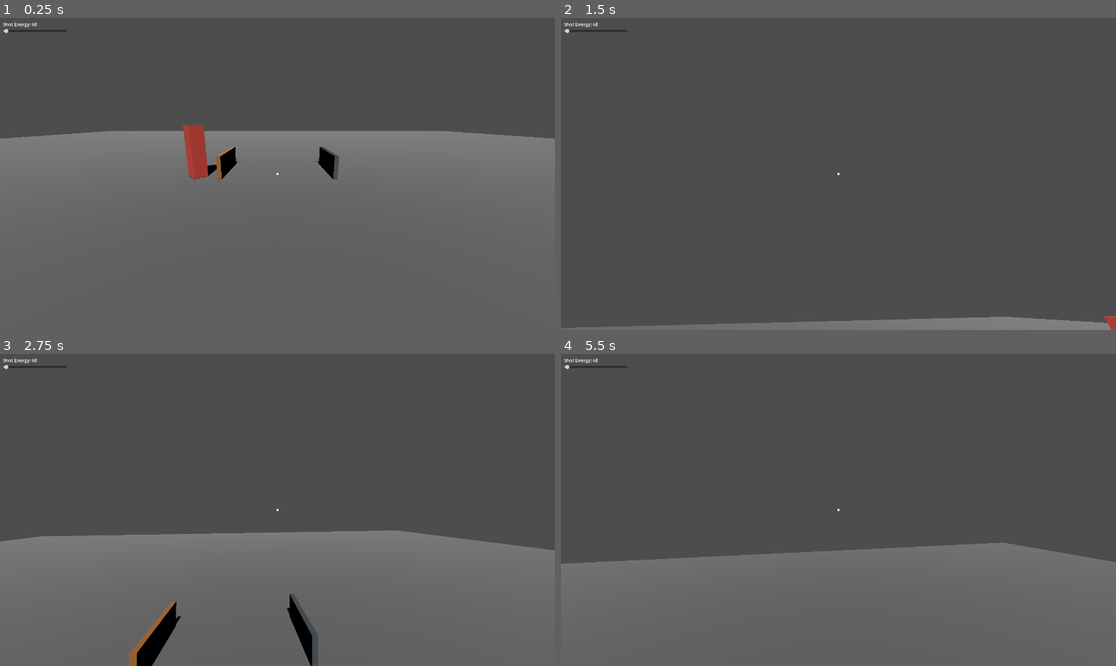
Above: before the commit, frames 1-4 (two rows, left to right).
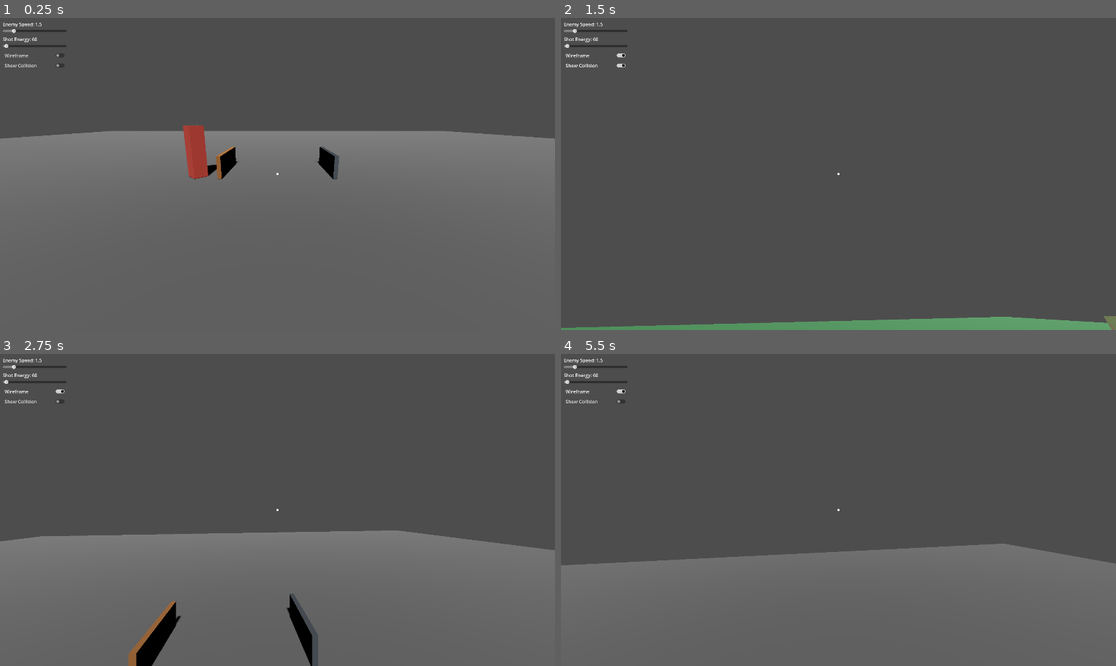
Above: after the commit, the same moments.

Repository: shisatum/clean-cuts
Game: Godot game, scene res://scenes/main.tscn
The game is run twice, just before and just after one commit, with the same random seed, the same clock (stepped at 60 frames per second) and the same inputs.
Inputs (mouse positions are in pixels of both pictures, inside the frame that each line leads up to):
- Up to frame 1 (0.25 s): no input
- Up to frame 2 (1.5 s): click (594, 55) at 0.5 s, where only the run after the commit has a clickable "Wireframe"; click (594, 64) at 1.25 s, where only the run after the commit has a clickable "Show Collision"
- Up to frame 3 (2.75 s): tap Enter at 2 s; move the mouse to (305, 510) at 2.02 s; hold W from 2.03 s (still down); hold E from 2.03 s (still down); click (305, 510) at 2.17 s; tap Q at 2.3 s
- Up to frame 4 (5.5 s): keep holding W; move the mouse to (810, 510) at 2.77 s; release E at 2.78 s; tap Q at 2.85, 3.8, 4.35, 5.3 s; click (810, 510) at 2.92 s; tap E at 3.05, 4.55 s; move the mouse to (849, 503) at 3.52 s; hold E 3.53-4.28 s; click (849, 503) at 3.67 s; move the mouse to (832, 516) at 4.27 s; click (832, 516) at 4.42 s; move the mouse to (877, 513) at 5.02 s; hold Shift from 5.03 s (still down); click (877, 513) at 5.17 s

The runs differ from the first frame. In frame 1, 0.3% of the frame differs, in the area x 0-13%, y 1-16%; in frame 2, 2.9%, in the area x 0-100%, y 1-100%; in frame 3, 0.3%; in frame 4, 0.7%.

Commit message:
feat(ui): enemy speed slider, wireframe toggle, collision shape overlay
HUD additions (Escape to uncapture mouse, then interact):
- Enemy Speed slider (0-10 m/s, step 0.5, default 1.5): updates all live
  enemies via the "enemies" group; EnemySpawner reads cam.enemy_speed so
  newly spawned enemies also use the current value.
- Wireframe toggle: Viewport.DEBUG_DRAW_WIREFRAME on/off.
- Show Collision toggle: semi-transparent overlays on every CollisionShape3D
  in the tree. Green = physics BoxShape3D; blue = raycast trimesh
  (ConcavePolygonShape3D). New fragments get overlays automatically via
  SceneTree.node_added. Trimesh overlays refresh without re-toggling via the
  new collision_rebuilt(shape_node) signal on DestructibleBody, emitted after
  each _rebuild_collision() call.

Other changes:
- Camera WASD/Shift movement locked to the XZ plane; Q/E still move vertically.
- Docs updated: KICKOFF.md and REALISTIC_PLAN.md reflect all of the above.

Co-Authored-By: Claude Sonnet 4.6 <noreply@anthropic.com>

Diff:
--- a/scenes/main.tscn
+++ b/scenes/main.tscn
@@ -89,11 +89,28 @@
 layout_mode = 2
 color = Color(1, 1, 1, 0.85)
 
-[node name="EnergyPanel" type="VBoxContainer" parent="HUD" unique_id=1332855083]
+[node name="SpeedPanel" type="VBoxContainer" parent="HUD" unique_id=1001000001]
 offset_left = 10.0
 offset_top = 10.0
 offset_right = 230.0
 offset_bottom = 58.0
+
+[node name="SpeedLabel" type="Label" parent="HUD/SpeedPanel" unique_id=1001000002]
+layout_mode = 2
+text = "Enemy Speed: 1.5"
+
+[node name="SpeedSlider" type="HSlider" parent="HUD/SpeedPanel" unique_id=1001000003]
+custom_minimum_size = Vector2(220, 0)
+layout_mode = 2
+max_value = 10.0
+step = 0.5
+value = 1.5
+
+[node name="EnergyPanel" type="VBoxContainer" parent="HUD" unique_id=1332855083]
+offset_left = 10.0
+offset_top = 62.0
+offset_right = 230.0
+offset_bottom = 110.0
 
 [node name="EnergyLabel" type="Label" parent="HUD/EnergyPanel" unique_id=1364156206]
 layout_mode = 2
@@ -105,3 +122,17 @@
 max_value = 2500.0
 step = 50.0
 value = 50.0
+
+[node name="DebugPanel" type="VBoxContainer" parent="HUD" unique_id=1001000004]
+offset_left = 10.0
+offset_top = 114.0
+offset_right = 230.0
+offset_bottom = 168.0
+
+[node name="WireframeButton" type="CheckButton" parent="HUD/DebugPanel" unique_id=1001000005]
+layout_mode = 2
+text = "Wireframe"
+
+[node name="CollisionButton" type="CheckButton" parent="HUD/DebugPanel" unique_id=1001000006]
+layout_mode = 2
+text = "Show Collision"
--- a/scripts/destructible_body.gd
+++ b/scripts/destructible_body.gd
@@ -18,6 +18,7 @@
 ## Emitted after each hole is applied with the number of solid voxels remaining.
 ## Connect to this signal to track mass loss (e.g. for enemy health thresholds).
 signal mass_changed(solid_count: int)
+signal collision_rebuilt(shape_node: CollisionShape3D)
 
 var _csg: CSGCombiner3D
 var _ray_col: CollisionShape3D
@@ -251,6 +252,7 @@
 	var mesh: ArrayMesh = meshes[1] as ArrayMesh
 	if _ray_col:
 		_ray_col.shape = mesh.create_trimesh_shape()
+		collision_rebuilt.emit(_ray_col)
 	if _get_holes().size() >= CSG_BAKE_THRESHOLD:
 		_bake_csg(mesh)
 
--- a/scripts/enemy.gd
+++ b/scripts/enemy.gd
@@ -11,6 +11,7 @@
 
 func _ready() -> void:
 	super()
+	add_to_group("enemies")
 	axis_lock_angular_x = true
 	axis_lock_angular_z = true
 	_player = get_viewport().get_camera_3d()
--- a/scripts/enemy_spawner.gd
+++ b/scripts/enemy_spawner.gd
@@ -30,6 +30,8 @@
 	var px: float = cam.global_position.x if is_instance_valid(cam) else 0.0
 	var pz: float = cam.global_position.z if is_instance_valid(cam) else 0.0
 	enemy.position = Vector3(px + cos(angle) * spawn_radius, 0.9, pz + sin(angle) * spawn_radius)
+	if cam and cam.get("enemy_speed") != null:
+		enemy.move_speed = cam.enemy_speed
 	get_parent().add_child(enemy)
 	enemy.tree_exited.connect(_on_enemy_gone)
 	print("[EnemySpawner] spawned enemy at ", enemy.position)
--- a/scripts/fly_camera.gd
+++ b/scripts/fly_camera.gd
@@ -9,11 +9,18 @@
 const MACHINEGUN_INTERVAL := 0.08
 
 @export var shot_energy: float = 60.0
+var enemy_speed: float = 1.5
 
 var _yaw := 0.0
 var _pitch := 0.0
 var _energy_label: Label
 var _energy_slider: HSlider
+var _speed_label: Label
+var _speed_slider: HSlider
+var _wireframe_btn: CheckButton
+var _collision_btn: CheckButton
+var _cdbg_mat_box:  StandardMaterial3D = null
+var _cdbg_mat_mesh: StandardMaterial3D = null
 var _mg_timer: Timer
 
 func _ready() -> void:
@@ -23,6 +30,16 @@
 	if _energy_slider:
 		_energy_slider.value_changed.connect(_on_slider_changed)
 	_set_energy(shot_energy)
+	_speed_label = get_node_or_null("../HUD/SpeedPanel/SpeedLabel")
+	_speed_slider = get_node_or_null("../HUD/SpeedPanel/SpeedSlider")
+	if _speed_slider:
+		_speed_slider.value_changed.connect(_on_speed_slider_changed)
+	_wireframe_btn = get_node_or_null("../HUD/DebugPanel/WireframeButton")
+	if _wireframe_btn:
+		_wireframe_btn.toggled.connect(_on_wireframe_toggled)
+	_collision_btn = get_node_or_null("../HUD/DebugPanel/CollisionButton")
+	if _collision_btn:
+		_collision_btn.toggled.connect(_on_collision_toggled)
 	_mg_timer = Timer.new()
 	_mg_timer.wait_time = MACHINEGUN_INTERVAL
 	_mg_timer.timeout.connect(_fire)
@@ -36,10 +53,89 @@
 		_energy_label.text = "Shot Energy: %d" % int(shot_energy)
 
 func _on_slider_changed(value: float) -> void:
-	# Fired when user drags the slider (mouse must be uncaptured via Escape)
 	shot_energy = value
 	if _energy_label:
 		_energy_label.text = "Shot Energy: %d" % int(value)
+
+func _on_wireframe_toggled(pressed: bool) -> void:
+	get_viewport().debug_draw = Viewport.DEBUG_DRAW_WIREFRAME if pressed else Viewport.DEBUG_DRAW_DISABLED
+
+func _on_collision_toggled(pressed: bool) -> void:
+	for n in get_tree().get_nodes_in_group("_cdbg"):
+		n.queue_free()
+	if get_tree().node_added.is_connected(_on_node_added_for_collision):
+		get_tree().node_added.disconnect(_on_node_added_for_collision)
+	if not pressed:
+		_cdbg_mat_box = null; _cdbg_mat_mesh = null
+		return
+	_cdbg_mat_box  = _dbg_mat(Color(0.0, 1.0, 0.2, 0.25))
+	_cdbg_mat_mesh = _dbg_mat(Color(0.2, 0.6, 1.0, 0.20))
+	for col: Node in get_tree().root.find_children("*", "CollisionShape3D", true, false):
+		_add_collision_overlay(col as CollisionShape3D)
+	for body: Node in get_tree().root.find_children("*", "DestructibleBody", true, false):
+		_connect_body_signal(body as DestructibleBody)
+	get_tree().node_added.connect(_on_node_added_for_collision)
+
+func _on_node_added_for_collision(node: Node) -> void:
+	if node is CollisionShape3D:
+		_add_collision_overlay(node as CollisionShape3D)
+	elif node is DestructibleBody:
+		_connect_body_signal(node as DestructibleBody)
+
+func _connect_body_signal(body: DestructibleBody) -> void:
+	if not body.collision_rebuilt.is_connected(_on_collision_rebuilt):
+		body.collision_rebuilt.connect(_on_collision_rebuilt)
+
+func _on_collision_rebuilt(shape_node: CollisionShape3D) -> void:
+	if not is_instance_valid(shape_node):
+		return
+	for child in shape_node.get_children():
+		if child.is_in_group("_cdbg"):
+			child.queue_free()
+	_add_collision_overlay(shape_node)
+
+func _add_collision_overlay(cs: CollisionShape3D) -> void:
+	if not is_instance_valid(cs) or cs.shape == null or cs.disabled:
+		return
+	var vis_mesh: Mesh = null
+	var mat: StandardMaterial3D
+	if cs.shape is BoxShape3D:
+		var bm := BoxMesh.new()
+		bm.size = (cs.shape as BoxShape3D).size
+		vis_mesh = bm; mat = _cdbg_mat_box
+	elif cs.shape is ConcavePolygonShape3D:
+		var faces := (cs.shape as ConcavePolygonShape3D).get_faces()
+		if faces.size() < 3:
+			return
+		var am := ArrayMesh.new()
+		var arrays: Array = []
+		arrays.resize(Mesh.ARRAY_MAX)
+		arrays[Mesh.ARRAY_VERTEX] = faces
+		am.add_surface_from_arrays(Mesh.PRIMITIVE_TRIANGLES, arrays)
+		vis_mesh = am; mat = _cdbg_mat_mesh
+	if vis_mesh == null or mat == null:
+		return
+	var mi := MeshInstance3D.new()
+	mi.mesh = vis_mesh
+	mi.material_override = mat
+	mi.add_to_group("_cdbg")
+	cs.add_child(mi)
+
+func _dbg_mat(color: Color) -> StandardMaterial3D:
+	var mat := StandardMaterial3D.new()
+	mat.albedo_color = color
+	mat.transparency = BaseMaterial3D.TRANSPARENCY_ALPHA
+	mat.shading_mode = BaseMaterial3D.SHADING_MODE_UNSHADED
+	mat.cull_mode = BaseMaterial3D.CULL_DISABLED
+	return mat
+
+func _on_speed_slider_changed(value: float) -> void:
+	enemy_speed = value
+	if _speed_label:
+		_speed_label.text = "Enemy Speed: %.1f" % value
+	for e: Node in get_tree().get_nodes_in_group("enemies"):
+		if e is Enemy:
+			(e as Enemy).move_speed = value
 
 func _input(event: InputEvent) -> void:
 	if event is InputEventKey and event.pressed and event.keycode == KEY_ESCAPE:
@@ -76,19 +172,17 @@
 	if Input.mouse_mode != Input.MOUSE_MODE_CAPTURED:
 		return
 
+	var fwd   := Vector3(-global_transform.basis.z.x, 0.0, -global_transform.basis.z.z)
+	var right := Vector3( global_transform.basis.x.x, 0.0,  global_transform.basis.x.z)
+	if fwd.length_squared()   > 1e-6: fwd   = fwd.normalized()
+	if right.length_squared() > 1e-6: right = right.normalized()
 	var dir := Vector3.ZERO
-	if Input.is_key_pressed(KEY_W):
-		dir -= global_transform.basis.z
-	if Input.is_key_pressed(KEY_S):
-		dir += global_transform.basis.z
-	if Input.is_key_pressed(KEY_A):
-		dir -= global_transform.basis.x
-	if Input.is_key_pressed(KEY_D):
-		dir += global_transform.basis.x
-	if Input.is_key_pressed(KEY_E):
-		dir += Vector3.UP
-	if Input.is_key_pressed(KEY_Q):
-		dir += Vector3.DOWN
+	if Input.is_key_pressed(KEY_W): dir += fwd
+	if Input.is_key_pressed(KEY_S): dir -= fwd
+	if Input.is_key_pressed(KEY_A): dir -= right
+	if Input.is_key_pressed(KEY_D): dir += right
+	if Input.is_key_pressed(KEY_E): dir += Vector3.UP
+	if Input.is_key_pressed(KEY_Q): dir += Vector3.DOWN
 
 	if dir.length_squared() > 0.0:
 		var speed := MOVE_SPEED * (SPRINT_MULT if Input.is_key_pressed(KEY_SHIFT) else 1.0)
Not shown, changed: KICKOFF.md
Not shown, changed: REALISTIC_PLAN.md
